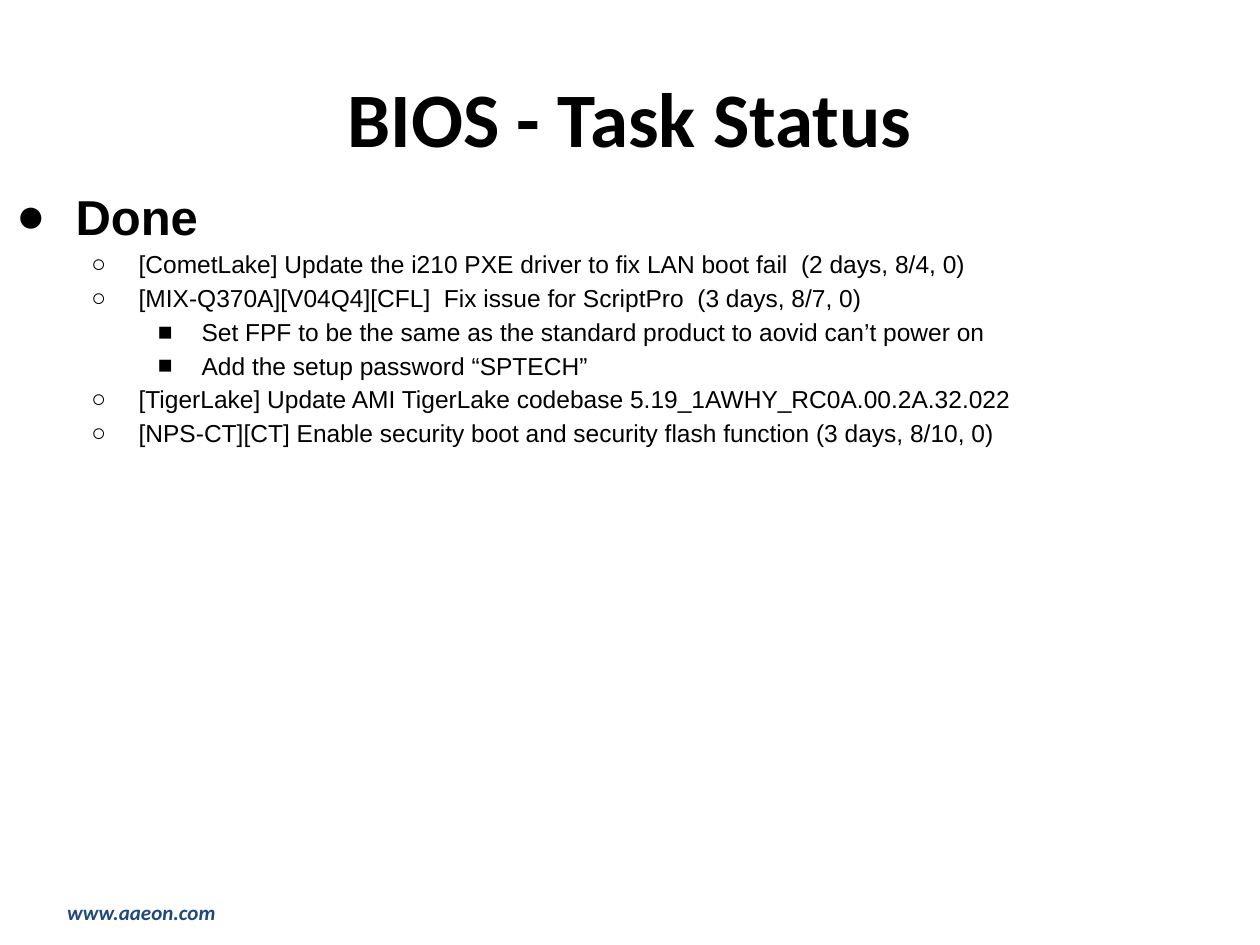
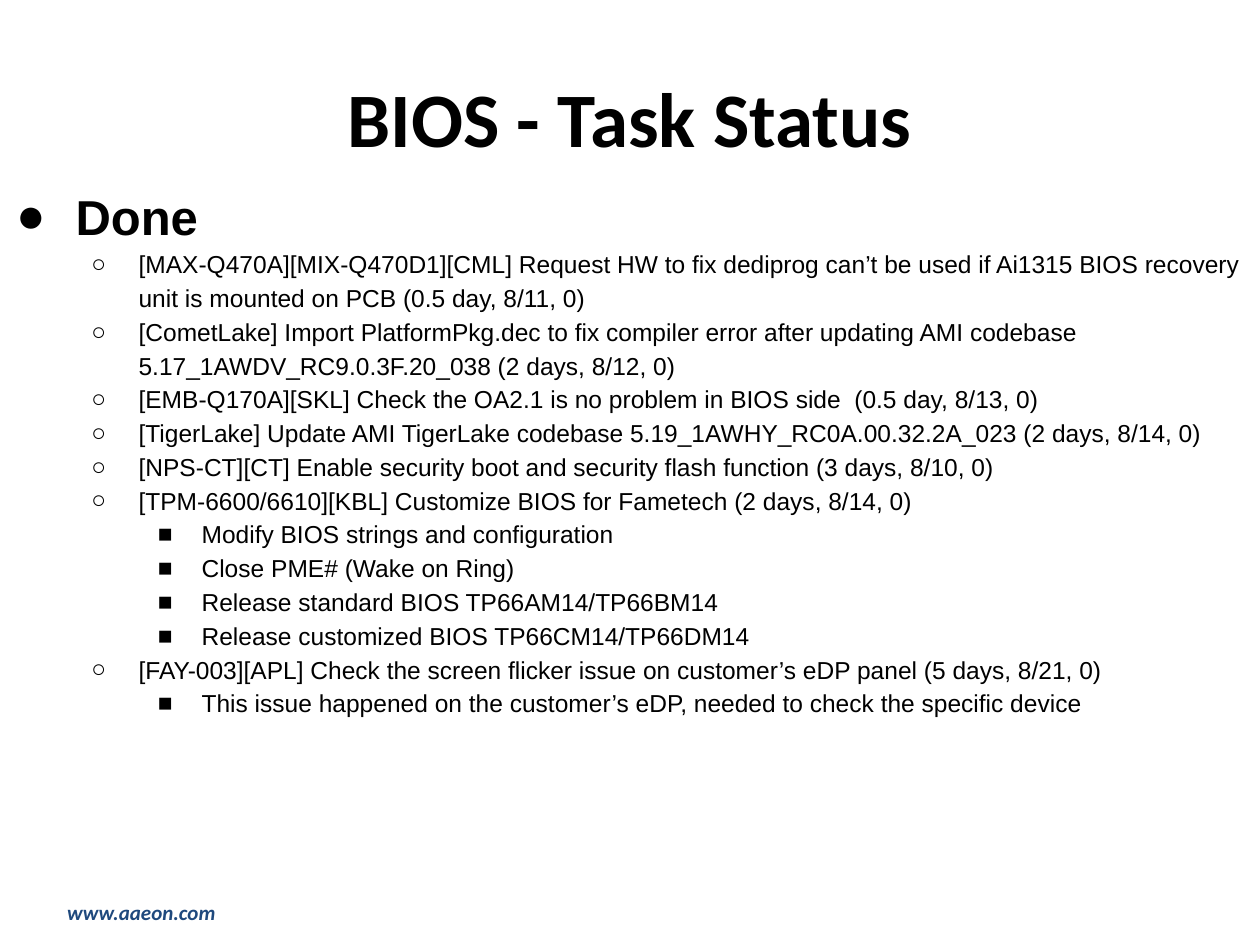
Before and after one commit to hsuziyen/node, a slide deck: slide 3 of 2020週報-0810_0814.pptx. Drawn at 1260x945 pixels with LibreOffice and Linux fonts; fonts in the diff are those of the drawing; background and template pictures are left out. Boxes give left, top, right and bottom in pixels: in the first picture for what was removed or moved away, otherwise in the second. Text is boxed around its words. In the diff, an @@ line names an element or a change of style, - is before the commit and + after.

```diff
--- a/2020週報-0810_0814.pptx
+++ b/2020週報-0810_0814.pptx
@@ text at bbox=[139, 255, 1239, 447]: text changed @@
-  ○ [CometLake] Update the i210 PXE driver to fix LAN boot fail (2 days, 8/4, 0)
-  ○ [MIX-Q370A][V04Q4][CFL] Fix issue for ScriptPro (3 days, 8/7, 0)
-    ■ Set FPF to be the same as the standard product to aovid can’t power on
-    ■ Add the setup password “SPTECH”
-  ○ [TigerLake] Update AMI TigerLake codebase 5.19_1AWHY_RC0A.00.2A.32.022
+  ○ [MAX-Q470A][MIX-Q470D1][CML] Request HW to fix dediprog can’t be used if Ai1315 BIOS recovery unit is mounted on PCB (0.5 day, 8/11, 0)
+  ○ [CometLake] Import PlatformPkg.dec to fix compiler error after updating AMI codebase 5.17_1AWDV_RC9.0.3F.20_038 (2 days, 8/12, 0)
+  ○ [EMB-Q170A][SKL] Check the OA2.1 is no problem in BIOS side (0.5 day, 8/13, 0)
+  ○ [TigerLake] Update AMI TigerLake codebase 5.19_1AWHY_RC0A.00.32.2A_023 (2 days, 8/14, 0)
@@ text at bbox=[139, 492, 1101, 717]: paragraphs added @@
+  ○ [TPM-6600/6610][KBL] Customize BIOS for Fametech (2 days, 8/14, 0)
+    ■ Modify BIOS strings and configuration
+    ■ Close PME# (Wake on Ring)
+    ■ Release standard BIOS TP66AM14/TP66BM14
+    ■ Release customized BIOS TP66CM14/TP66DM14
+  ○ [FAY-003][APL] Check the screen flicker issue on customer’s eDP panel (5 days, 8/21, 0)
+    ■ This issue happened on the customer’s eDP, needed to check the specific device
```
Also in this commit, not shown: 13 other slides changed, 3 slides removed, 4 other files.
